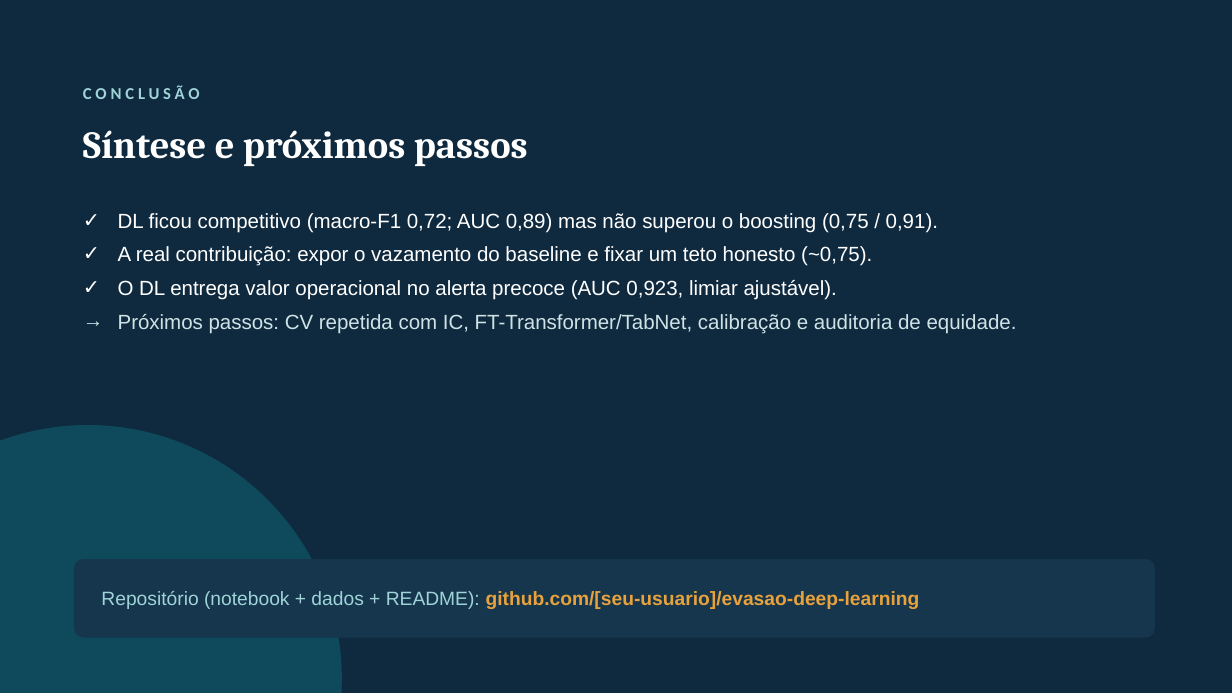
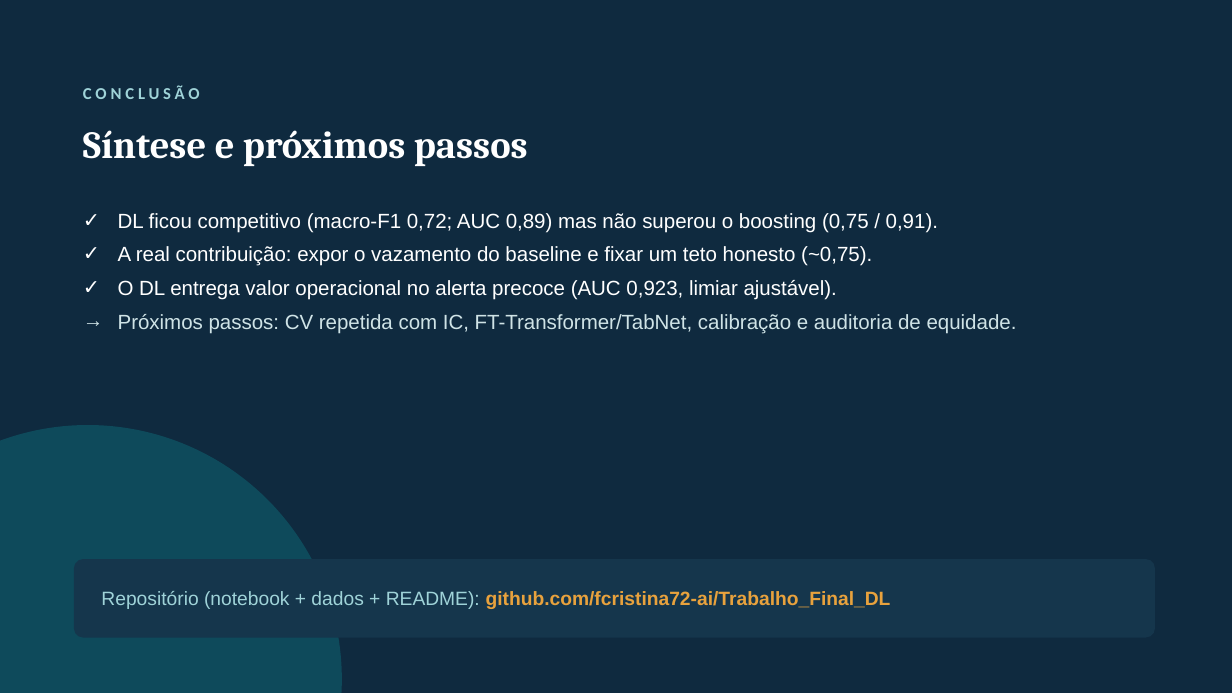
Before and after one commit to fcristina72-ai/Trabalho_Final_DL, a slide deck: slide 11 of apresentacao_evasao.pptx. Drawn at 1232x693 pixels with LibreOffice and Linux fonts; fonts in the diff are those of the drawing. Boxes give left, top, right and bottom in pixels: in the first picture for what was removed or moved away, otherwise in the second. Text is boxed around its words. In the diff, an @@ line names an element or a change of style, - is before the commit and + after.

```diff
--- a/apresentacao_evasao.pptx
+++ b/apresentacao_evasao.pptx
@@ text at box(101, 591, 891, 609): text changed @@
-Repositório (notebook + dados + README): github.com/[seu-usuario]/evasao-deep-learning
+Repositório (notebook + dados + README): github.com/fcristina72-ai/Trabalho_Final_DL
```
Also in this commit, not shown: 1 other slide changed, 3 other files.
